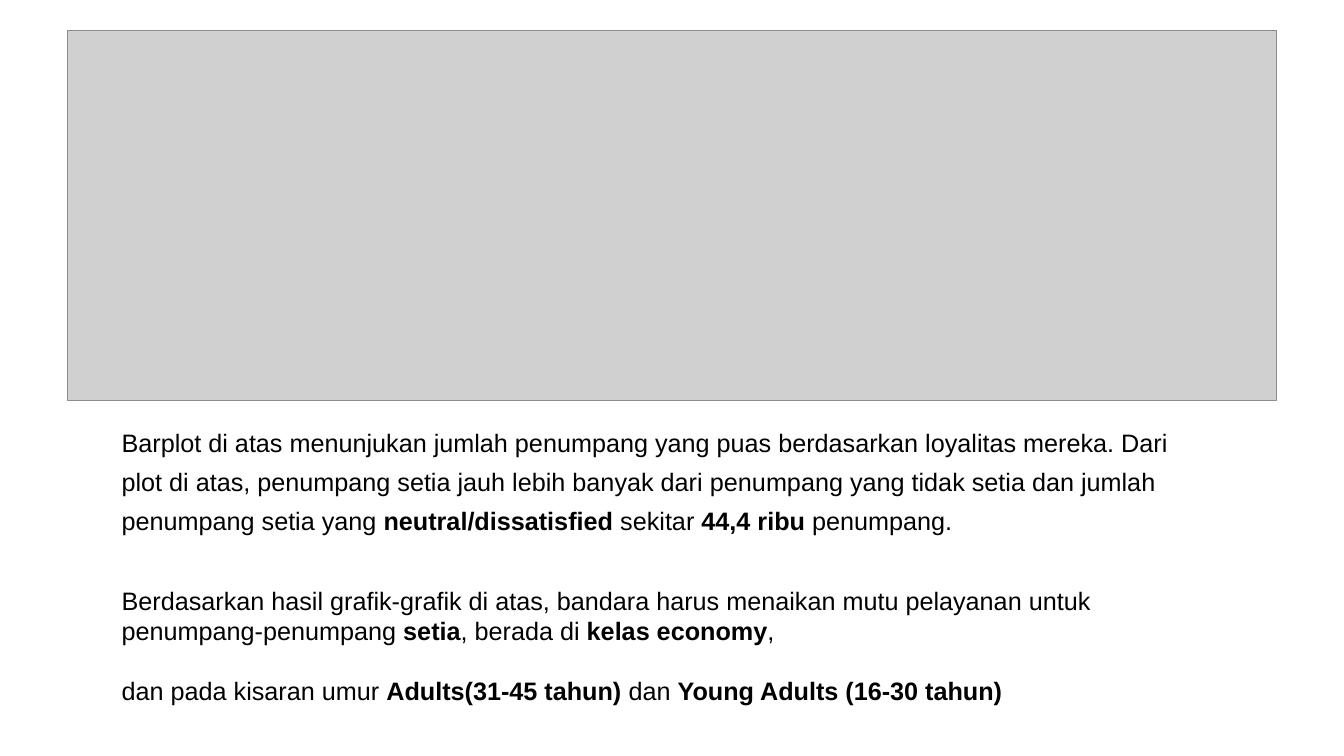
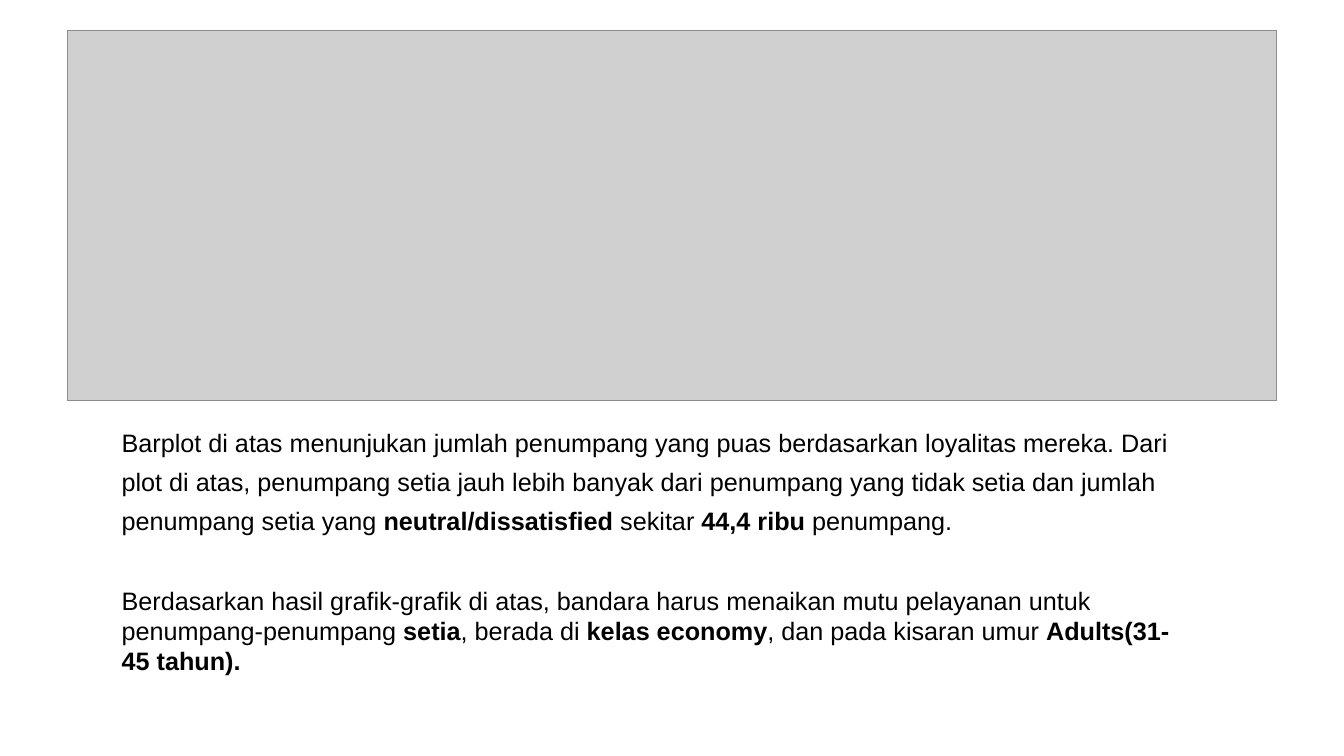
Before and after one commit to edolas315/Capstone-Modul-2, a slide deck: slide 13 of Capstone Modul 2.pptx. Drawn at 1344x756 pixels with LibreOffice and Linux fonts; fonts in the diff are those of the drawing; grey boxes stand for pictures; background and template pictures are left out. Boxes give left, top, right and bottom in pixels: in the first picture for what was removed or moved away, otherwise in the second. Text is boxed around its words. In the diff, an @@ line names an element or a change of style, - is before the commit and + after.

```diff
--- a/Capstone Modul 2.pptx
+++ b/Capstone Modul 2.pptx
@@ text at (122, 591, 1169, 676): text changed @@
-Berdasarkan hasil grafik-grafik di atas, bandara harus menaikan mutu pelayanan untuk penumpang-penumpang setia, berada di kelas economy,
-dan pada kisaran umur Adults(31-45 tahun) dan Young Adults (16-30 tahun)
+Berdasarkan hasil grafik-grafik di atas, bandara harus menaikan mutu pelayanan untuk penumpang-penumpang setia, berada di kelas economy, dan pada kisaran umur Adults(31-45 tahun).
```
Also in this commit, not shown: 4 other slides changed.
